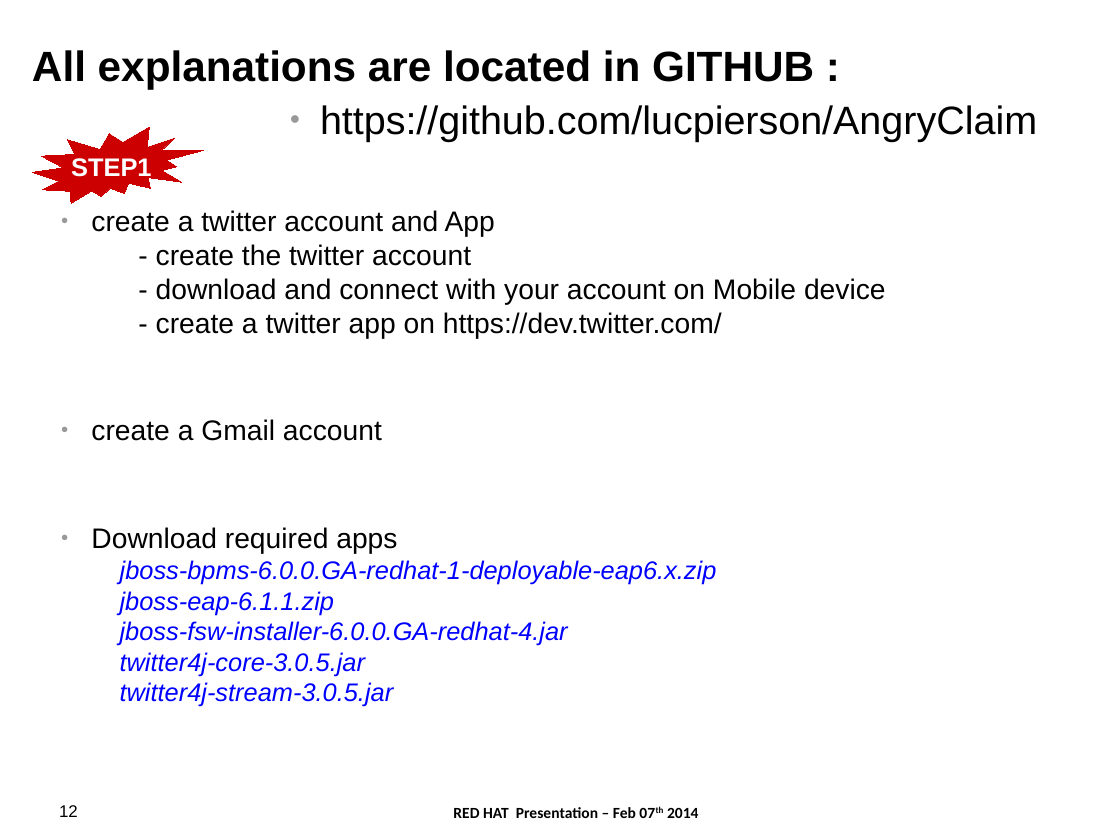
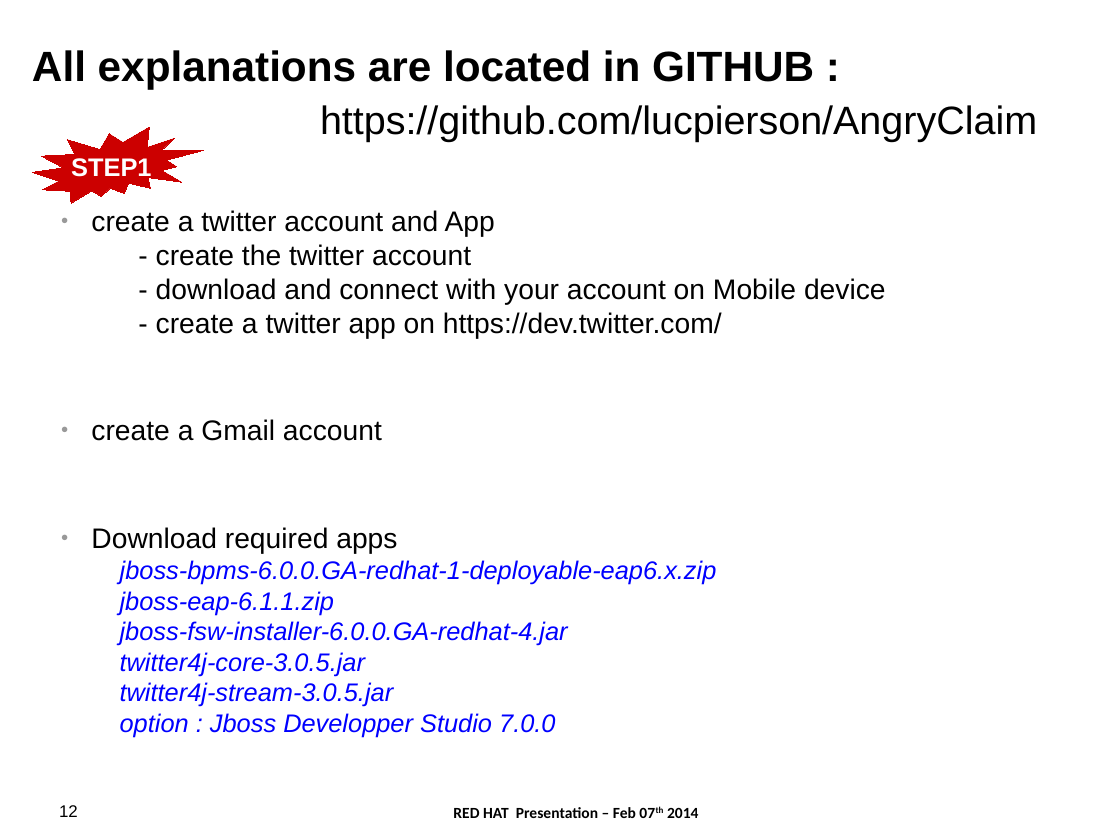
Before and after one commit to lucpierson/AngryClaim, a slide deck: slide 12 of 2014.02.AngryClaim.odp. Drawn at 1120x840 pixels with LibreOffice and Linux fonts; fonts in the diff are those of the drawing; background and template pictures are left out. Boxes give left, top, right and bottom in pixels: in the first picture for what was removed or moved away, otherwise in the second. Text is boxed around its words. In the diff, an @@ line names an element or a change of style, - is before the commit and + after.

```diff
--- a/2014.02.AngryClaim.odp
+++ b/2014.02.AngryClaim.odp
@@ text "https://github.com/lucpierson/AngryClaim" at (x1=320, y1=105, x2=1037, y2=142): bullet ● to none @@
@@ text at (x1=91, y1=527, x2=717, y2=737): text changed @@
-● Download required apps
-  jboss-bpms-6.0.0.GA-redhat-1-deployable-eap6.x.zip
-  jboss-eap-6.1.1.zip
-  jboss-fsw-installer-6.0.0.GA-redhat-4.jar
-  twitter4j-core-3.0.5.jar
-  twitter4j-stream-3.0.5.jar
+● Download required apps
+  jboss-bpms-6.0.0.GA-redhat-1-deployable-eap6.x.zip
+  jboss-eap-6.1.1.zip
+  jboss-fsw-installer-6.0.0.GA-redhat-4.jar
+  twitter4j-core-3.0.5.jar
+  twitter4j-stream-3.0.5.jar
+  option : Jboss Developper Studio 7.0.0
```
Also in this commit, not shown: 7 other slides changed, 1 other file.
